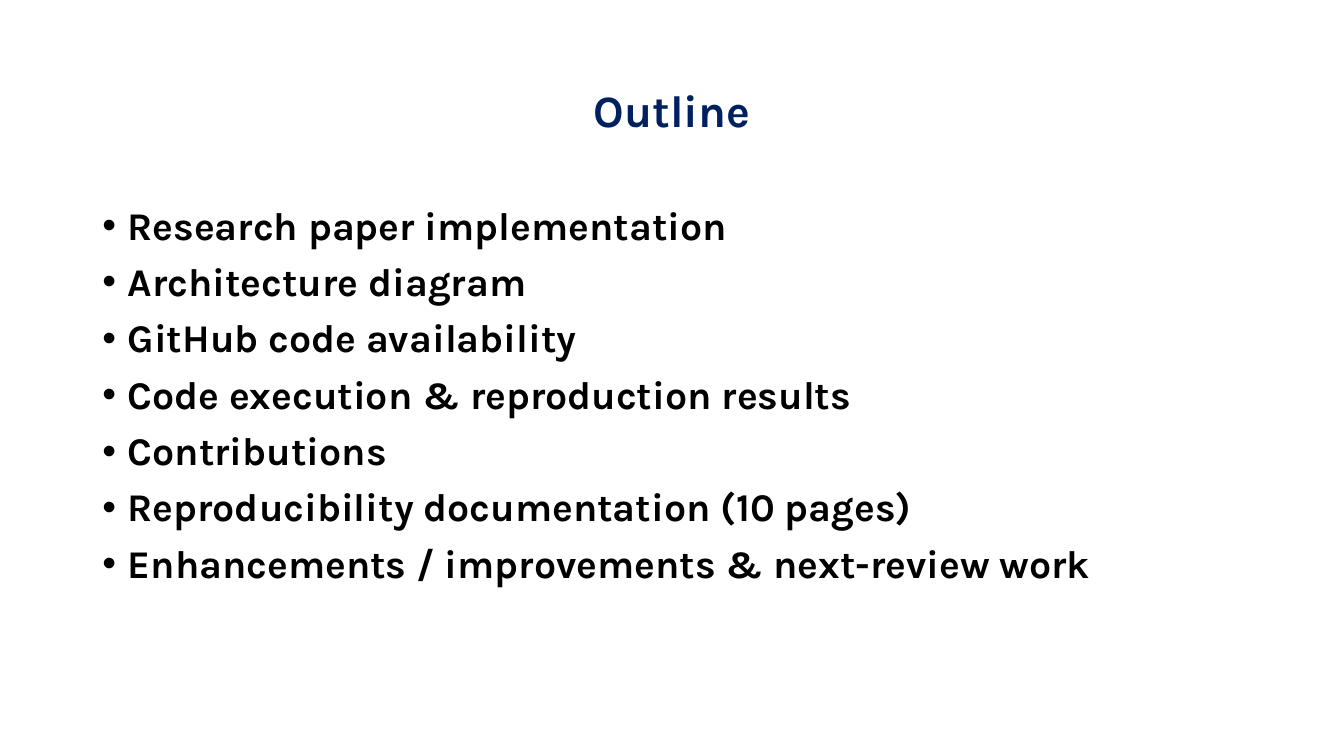
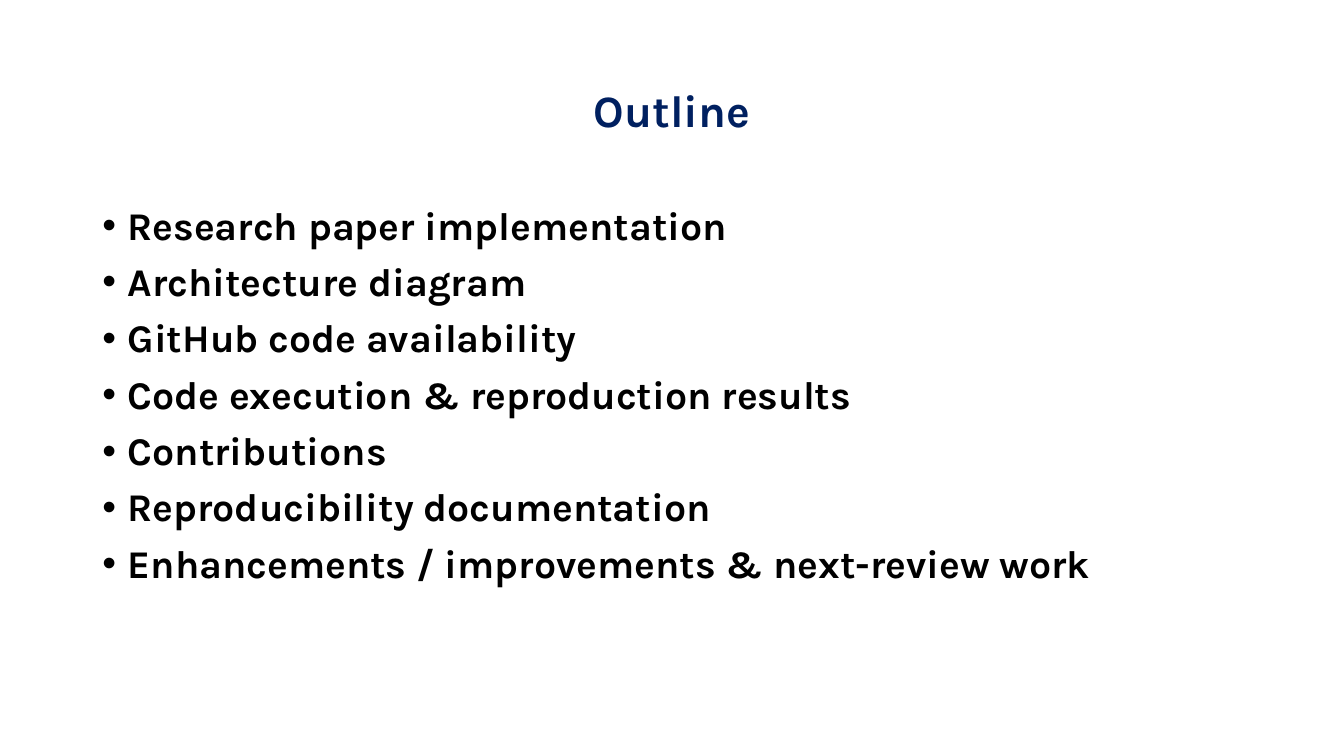
Before and after one commit to jayakanthh/QueryGenie, a slide deck: slide 2 of docs/reviews/Review2_QueryGenie.pptx. Drawn at 1344x756 pixels with LibreOffice and Linux fonts; fonts in the diff are those of the drawing; background and template pictures are left out. Boxes give left, top, right and bottom in pixels: in the first picture for what was removed or moved away, otherwise in the second. Text is boxed around its words. In the diff, an @@ line names an element or a change of style, - is before the commit and + after.

```diff
--- a/docs/reviews/Review2_QueryGenie.pptx
+++ b/docs/reviews/Review2_QueryGenie.pptx
@@ text at (128, 493, 711, 531): text changed @@
-• Reproducibility documentation (10 pages)
+• Reproducibility documentation
```
Also in this commit, not shown: 6 other slides changed, 3 other files.
